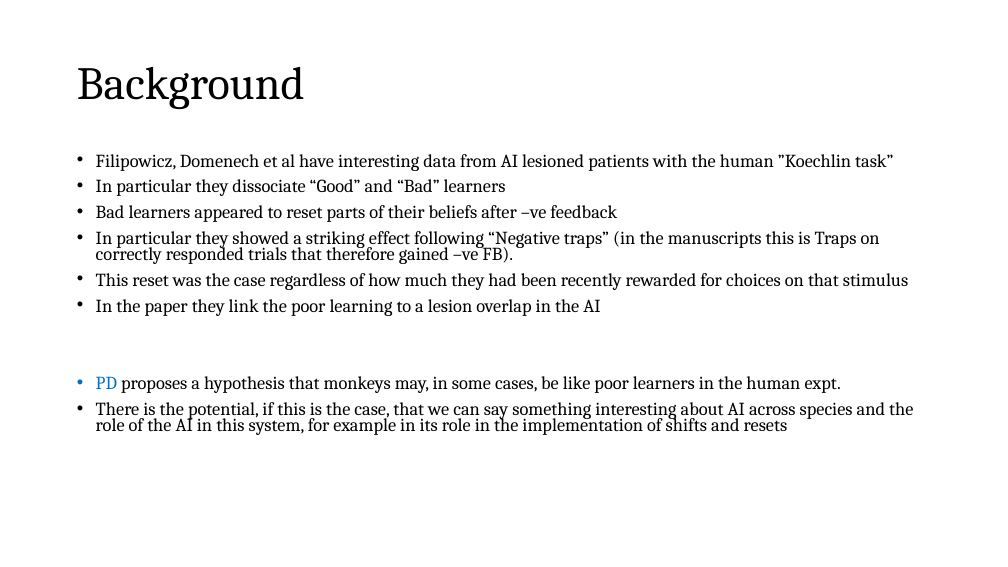
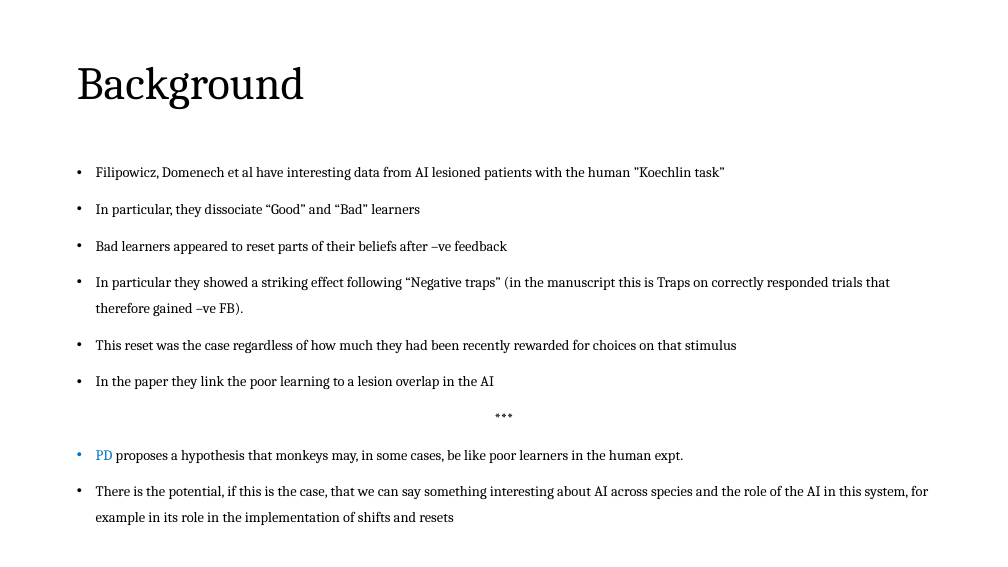
Before and after one commit to crewilson/Domenech_Analysis, a slide deck: slide 2 of Summary of reanalyses for PD.pptx. Drawn at 1008x567 pixels with LibreOffice and Linux fonts; fonts in the diff are those of the drawing. Boxes give left, top, right and bottom in pixels: in the first picture for what was removed or moved away, otherwise in the second. Text is boxed around its words. In the diff, an @@ line names an element or a change of style, - is before the commit and + after.

```diff
--- a/Summary of reanalyses for PD.pptx
+++ b/Summary of reanalyses for PD.pptx
@@ text at (96, 166, 928, 525): paragraph added @@
+***
@@ text at (96, 166, 928, 525): size 17.5 to 13.8 pt in "Filipowicz, Domenech et al have interesting data ...", "Bad learners appeared to reset parts of ...", "This reset was the case regardless of ...", "In the paper they link the poor ..." and 2 more places; line spacing 0.7 to 1.5 @@
@@ text at (96, 204, 420, 217): text changed; size 17.5 to 13.8 pt @@
-• In particular they dissociate “Good” and “Bad” learners
+• In particular, they dissociate “Good” and “Bad” learners
@@ text at (96, 276, 890, 316): text changed; size 17.5 to 13.8 pt @@
-• In particular they showed a striking effect following “Negative traps” (in the manuscripts this is Traps on correctly responded trials that therefore gained –ve FB).
+• In particular they showed a striking effect following “Negative traps” (in the manuscript this is Traps on correctly responded trials that therefore gained –ve FB).
```
Also in this commit, not shown: 1 other slide changed, 1 other file.
